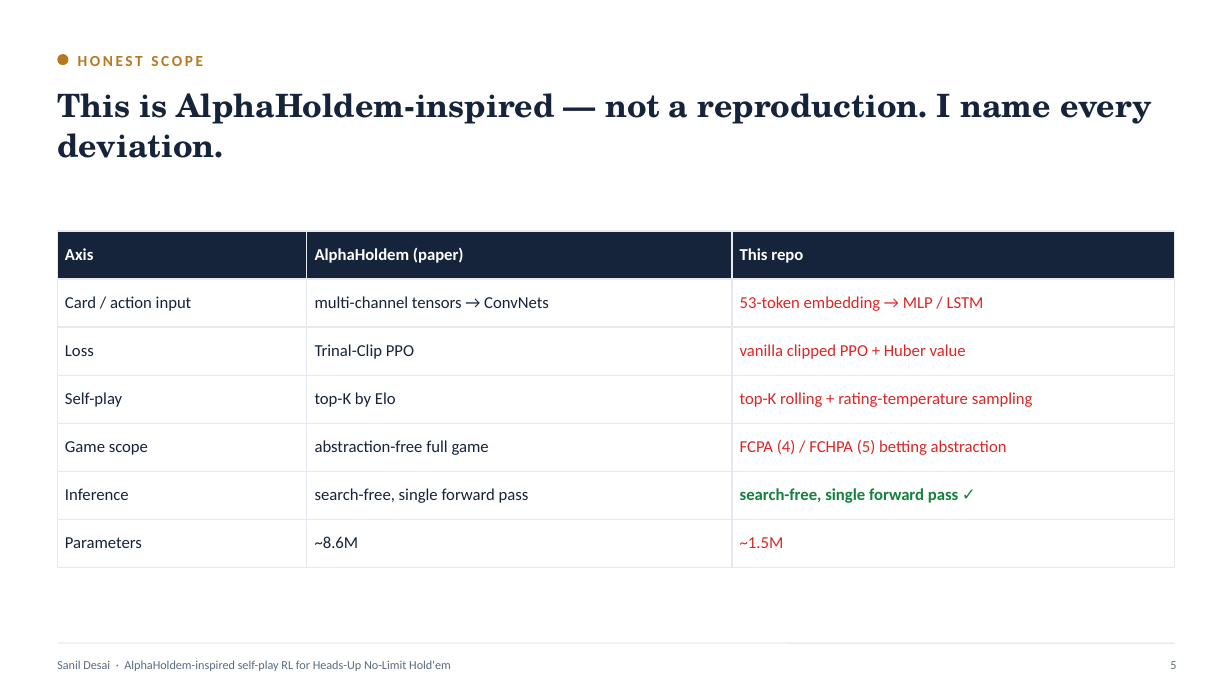
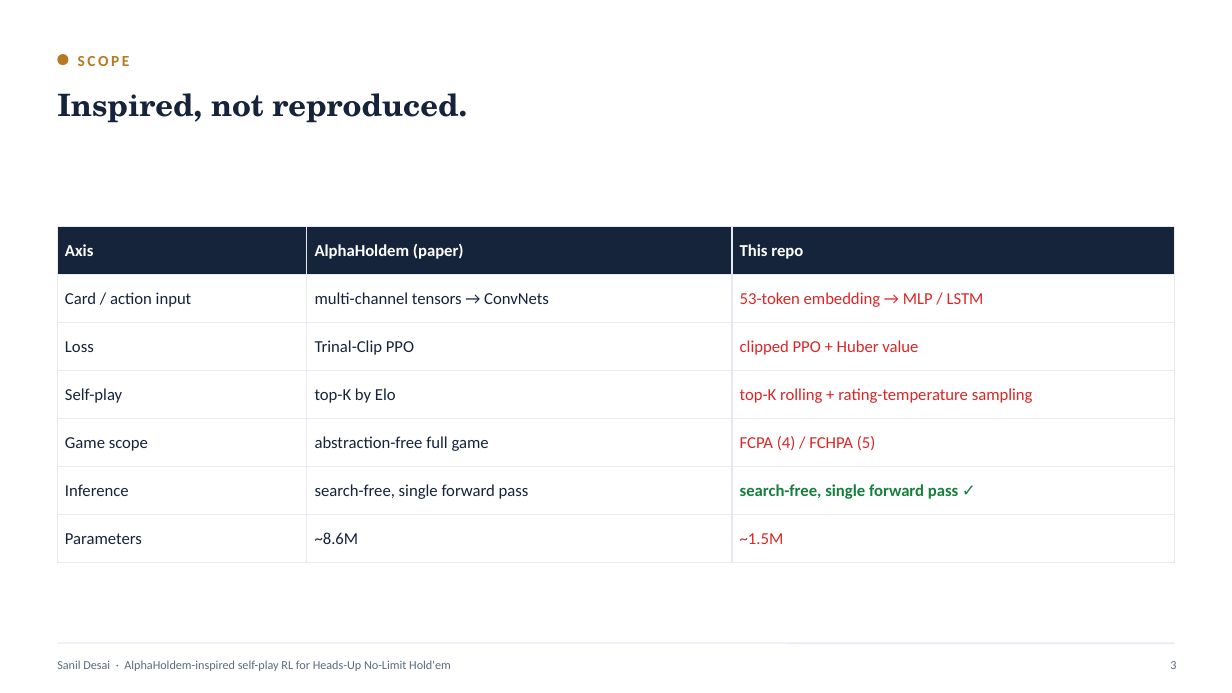
Before and after one commit to smdesai27/TxhmPokerAgent, a slide deck: slide 3 of presentation/AlphaHoldem_RL_deck.pptx (slide 5 before the commit). Drawn at 1232x693 pixels with LibreOffice and Linux fonts; fonts in the diff are those of the drawing. Boxes give left, top, right and bottom in pixels: in the first picture for what was removed or moved away, otherwise in the second. Text is boxed around its words. In the diff, an @@ line names an element or a change of style, - is before the commit and + after.

```diff
--- a/presentation/AlphaHoldem_RL_deck.pptx
+++ b/presentation/AlphaHoldem_RL_deck.pptx
@@ text at (78,56,130,66): text changed @@
-HONEST SCOPE
+SCOPE
@@ text at (57,93,467,123): text changed; size 25 to 24 pt @@
-This is AlphaHoldem-inspired — not a reproduction. I name every deviation.
+Inspired, not reproduced.
@@ table at (57,226,1175,548) @@
-row 3, column 3: vanilla clipped PPO + Huber value
+row 3, column 3: clipped PPO + Huber value
-row 5, column 3: FCPA (4) / FCHPA (5) betting abstraction
+row 5, column 3: FCPA (4) / FCHPA (5)
@@ table: place and size @@
-table at (57,231,1175,552)
+table at (57,226,1175,548)
@@ text at (1170,661,1176,669): text changed @@
-5
+3
```
Also in this commit, not shown: 8 other slides changed, 2 slides added, 6 slides removed, 23 other files.
